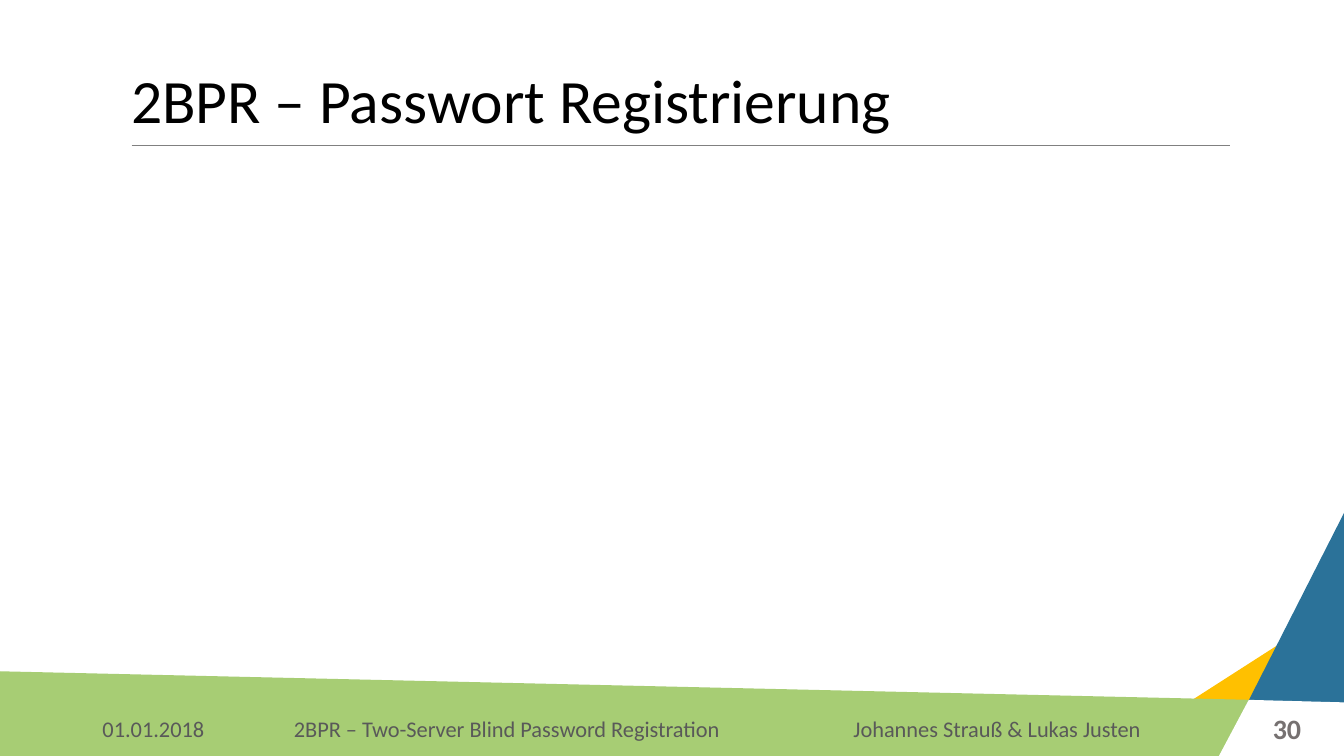
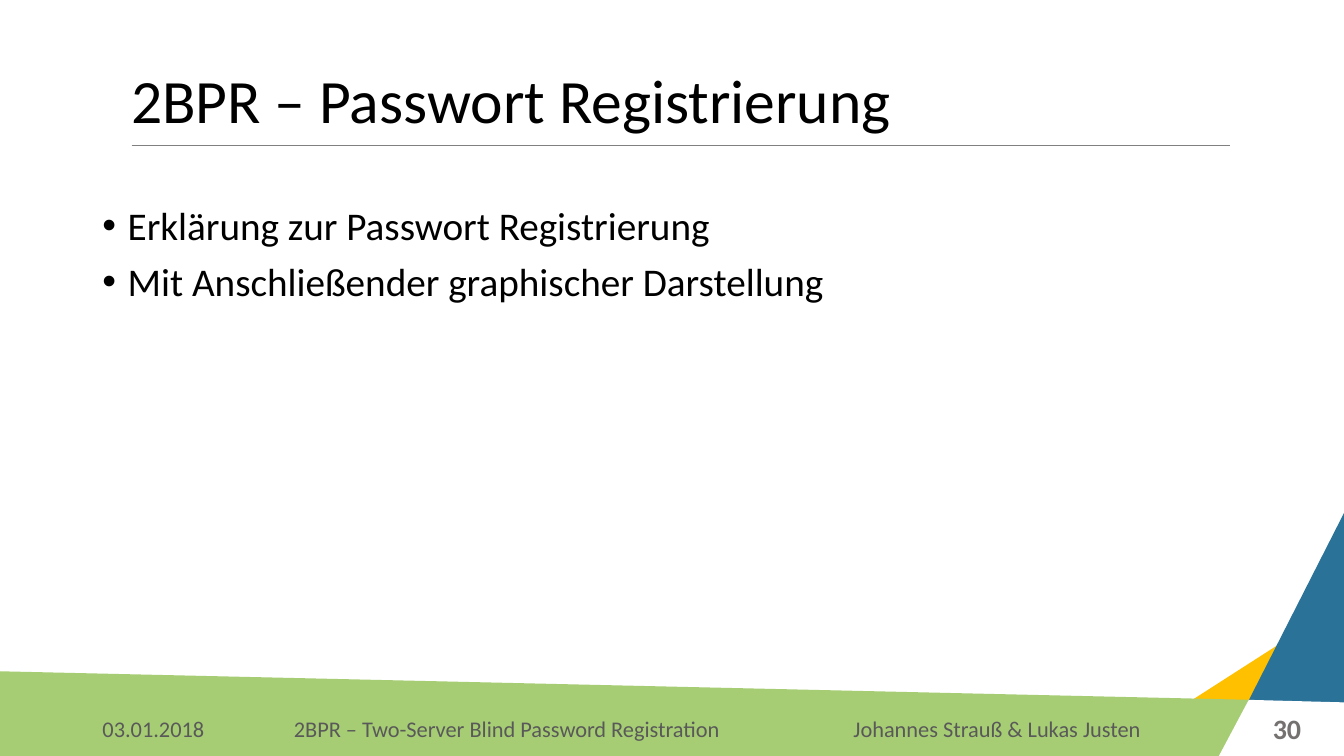
Before and after one commit to Lukas-Justen/IT-Security-2BPR, a slide deck: slide 30 of 2BPR.pptx. Drawn at 1344x756 pixels with LibreOffice and Linux fonts; fonts in the diff are those of the drawing; background and template pictures are left out. Boxes give left, top, right and bottom in pixels: in the first picture for what was removed or moved away, otherwise in the second. Text is boxed around its words. In the diff, an @@ line names an element or a change of style, - is before the commit and + after.

```diff
--- a/2BPR.pptx
+++ b/2BPR.pptx
@@ text added at (128,212,823,303), 28 pt, text #000000 @@
+• Erklärung zur Passwort Registrierung
+• Mit Anschließender graphischer Darstellung
@@ text at (102,722,204,737): text changed @@
-01.01.2018
+03.01.2018
```
Also in this commit, not shown: 35 other slides changed, 7 slides added, 1 other file.
